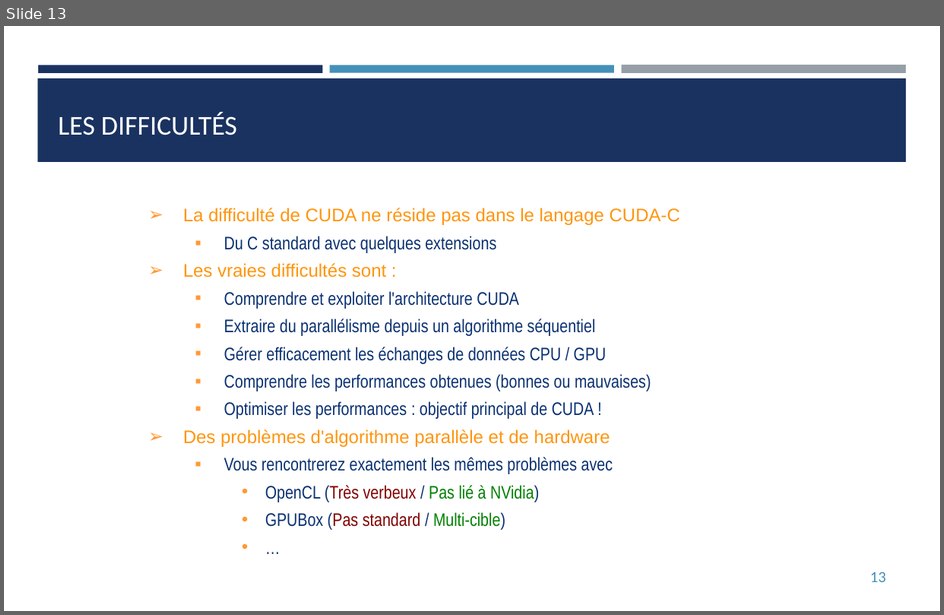
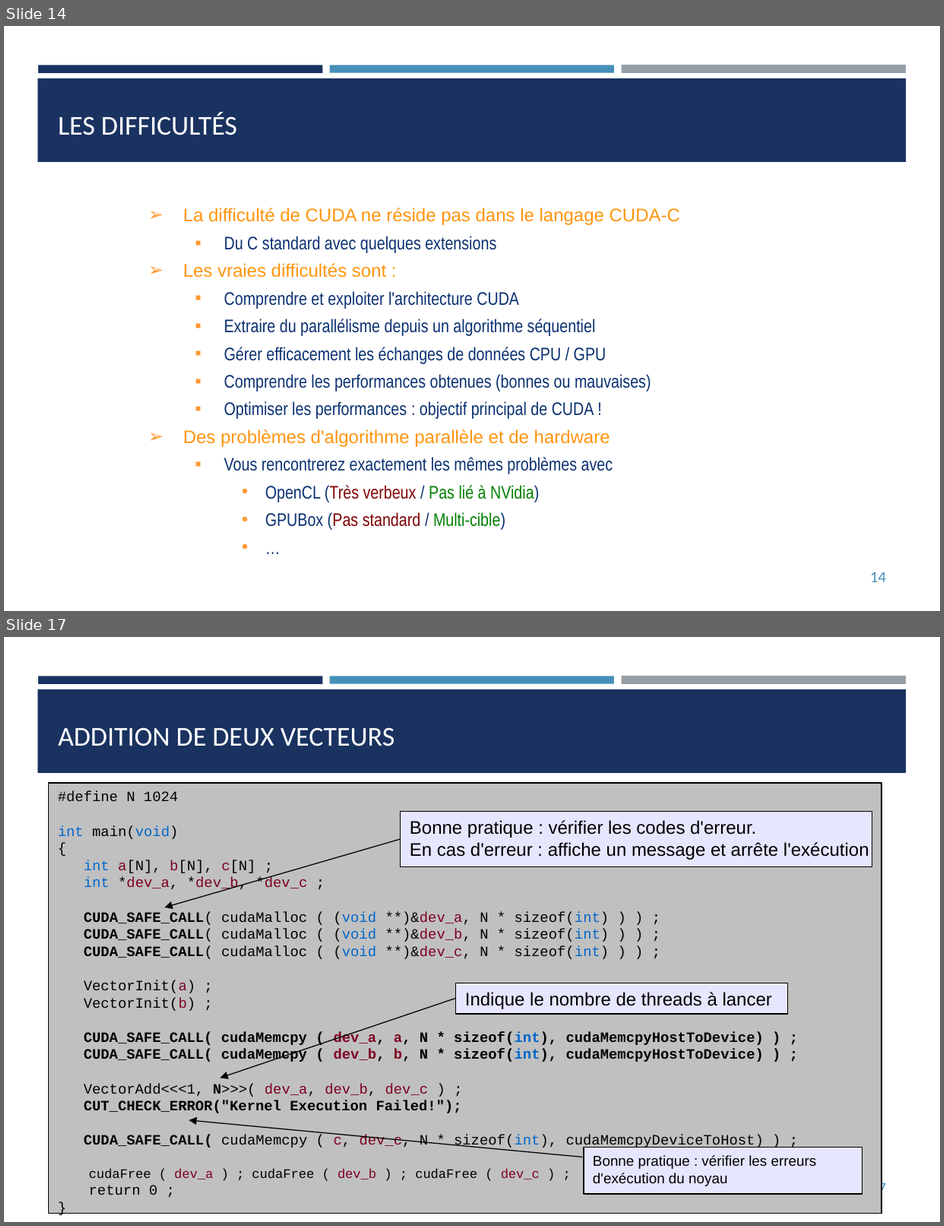
Before and after one commit to franckginguene/hpc_formation_scalian, a slide deck: Diapos/HPC_CUDA.pptx. Shown one above the other, each under a label of ours: slide 13 before the commit, slides 14 and 17 after it; the slides between them are not shown. The pictures are 944x615 and 944x1226 pixels, drawn with LibreOffice and Linux fonts; fonts in the diff are those of the drawing. Boxes give left, top, right and bottom in pixels: in the first picture for what was removed or moved away, otherwise in the second. Text is boxed around its words. In the diff, an @@ line names an element or a change of style, - is before the commit and + after.

Commit message:
update CUDA

```diff
--- a/Diapos/HPC_CUDA.pptx
+++ b/Diapos/HPC_CUDA.pptx
@@ slide 17 added at (4, 637, 940, 1222), background #FFFFFF; not listed: 4 template elements that a slide beside it also shows @@
@@ title added at (58, 727, 395, 746), 21 pt, text #FFFFFF @@
+ADDITION DE DEUX VECTEURS
@@ freeform shape added at (49, 783, 883, 1214), fill #C0C0C0, outline #000000 0.74 pt, 11 pt, text #000000 @@
+#define N 1024
+int main(void)
+{
+int a[N], b[N], c[N] ;
+int *dev_a, *dev_b, *dev_c ;
+CUDA_SAFE_CALL( cudaMalloc ( (void **)&dev_a, N * sizeof(int) ) ) ;
+CUDA_SAFE_CALL( cudaMalloc ( (void **)&dev_b, N * sizeof(int) ) ) ;
+CUDA_SAFE_CALL( cudaMalloc ( (void **)&dev_c, N * sizeof(int) ) ) ;
+VectorInit(a) ;
+VectorInit(b) ;
+CUDA_SAFE_CALL( cudaMemcpy ( dev_a, a, N * sizeof(int), cudaMemcpyHostToDevice) ) ;
+CUDA_SAFE_CALL( cudaMemcpy ( dev_b, b, N * sizeof(int), cudaMemcpyHostToDevice) ) ;
+VectorAdd<<<1, N>>>( dev_a, dev_b, dev_c ) ;
+CUT_CHECK_ERROR("Kernel Execution Failed!");
+CUDA_SAFE_CALL( cudaMemcpy ( c, dev_c, N * sizeof(int), cudaMemcpyDeviceToHost) ) ;
+cudaFree ( dev_a ) ; cudaFree ( dev_b ) ; cudaFree ( dev_c ) ;
+return 0 ;
+}
@@ freeform shape added at (401, 811, 873, 867), fill #E6E6FF, outline #000000 0.74 pt, 14 pt, text #000000 @@
+Bonne pratique : vérifier les codes d'erreur.
+En cas d'erreur : affiche un message et arrête l'exécution
@@ arrow added from (401, 839) to (165, 908), #000000 0.74 pt @@
@@ arrow added from (456, 999) to (221, 1078), #000000 0.74 pt @@
@@ freeform shape added at (456, 984, 788, 1014), fill #E6E6FF, outline #000000 0.74 pt, 14 pt, text #000000 @@
+Indique le nombre de threads à lancer
@@ arrow added from (582, 1158) to (189, 1120), #000000 0.74 pt @@
@@ freeform shape added at (584, 1147, 862, 1194), fill #E6E6FF, outline #000000 0.74 pt, 11 pt, text #000000 @@
+Bonne pratique : vérifier les erreurs
+d'exécution du noyau
@@ page number added at (870, 1180, 886, 1198), 12 pt, text #4590B8 @@
+17
@@ what was slide 13 is now slide 14 @@
@@ page number at (870, 572, 886, 582): text changed @@
-13
+14
```
Also in this commit, not shown: 4 slides changed, 15 other slides added, 1 slide removed.
